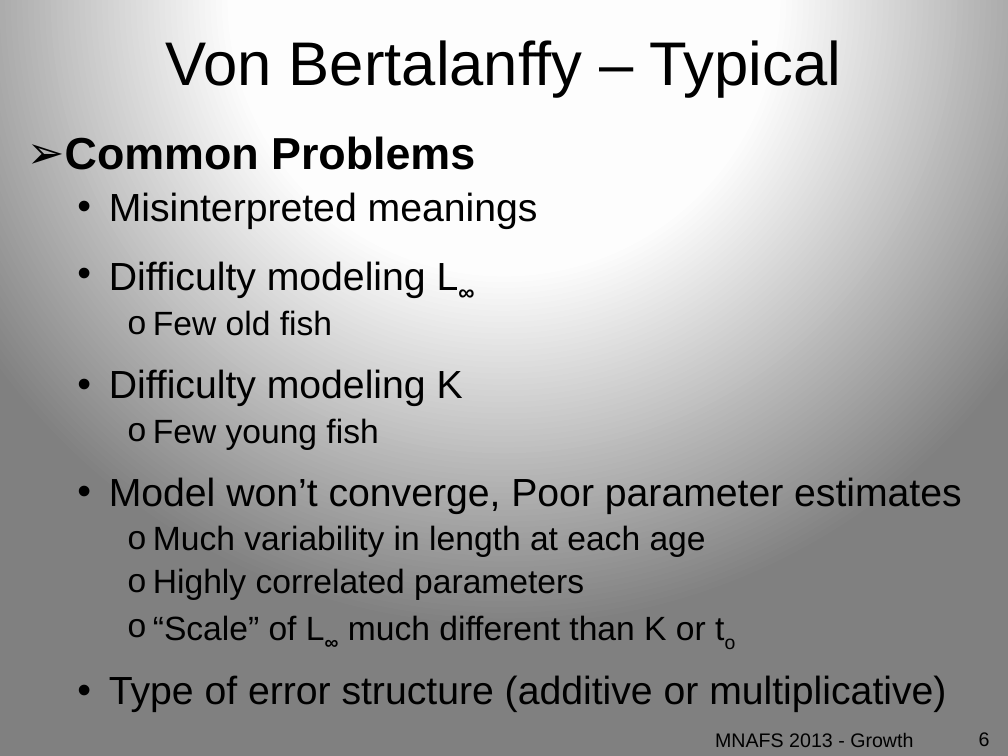
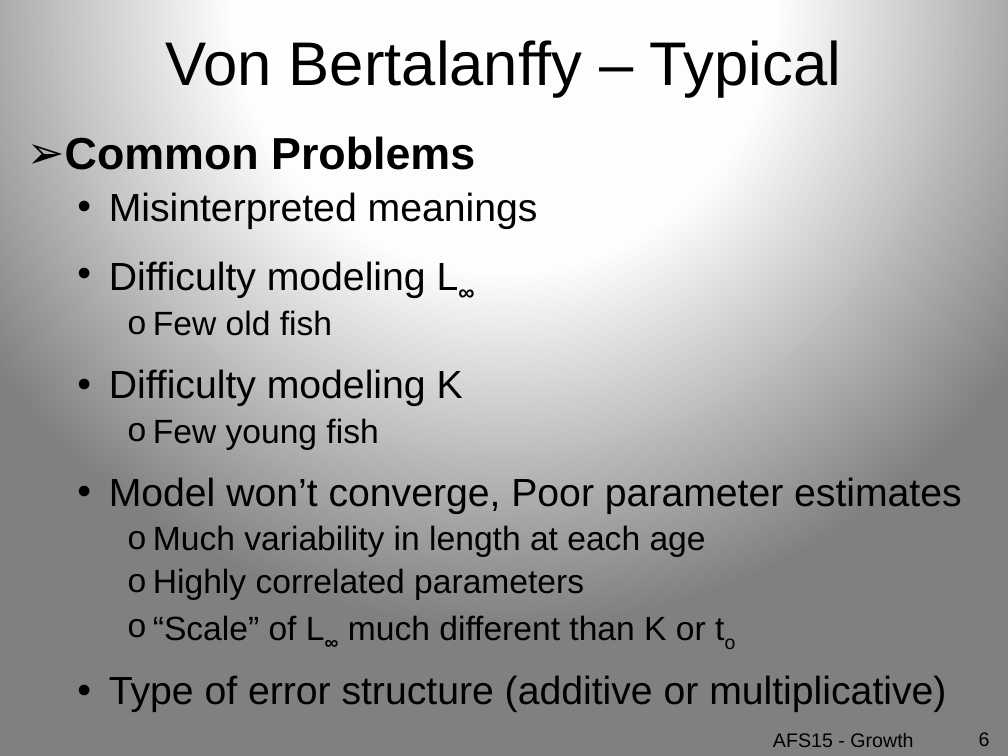
Before and after one commit to droglenc/AFSPortland2015, a slide deck: slide 6 of Slides/04_Growth.pptx. Drawn at 1008x756 pixels with LibreOffice and Linux fonts; fonts in the diff are those of the drawing. Boxes give left, top, right and bottom in pixels: in the first picture for what was removed or moved away, otherwise in the second. Text is boxed around its words. In the diff, an @@ line names an element or a change of style, - is before the commit and + after.

Commit message:
Modified GrowthComparisons

```diff
--- a/Slides/04_Growth.pptx
+++ b/Slides/04_Growth.pptx
@@ text at box(773, 733, 913, 747): text changed @@
-MNAFS 2013 - Growth
+AFS15 - Growth
```
Also in this commit, not shown: 8 other slides changed, 5 other files.
